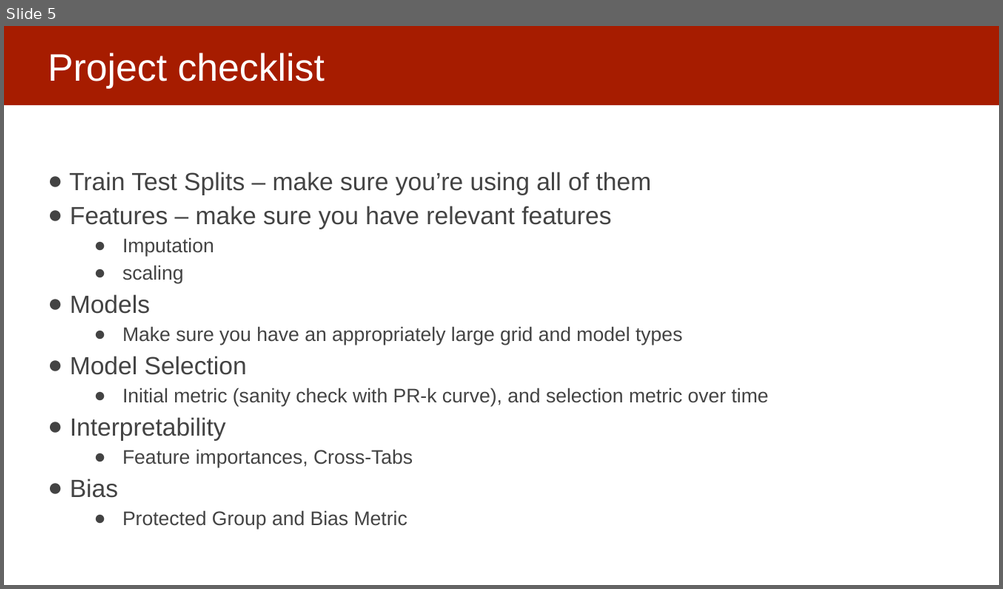
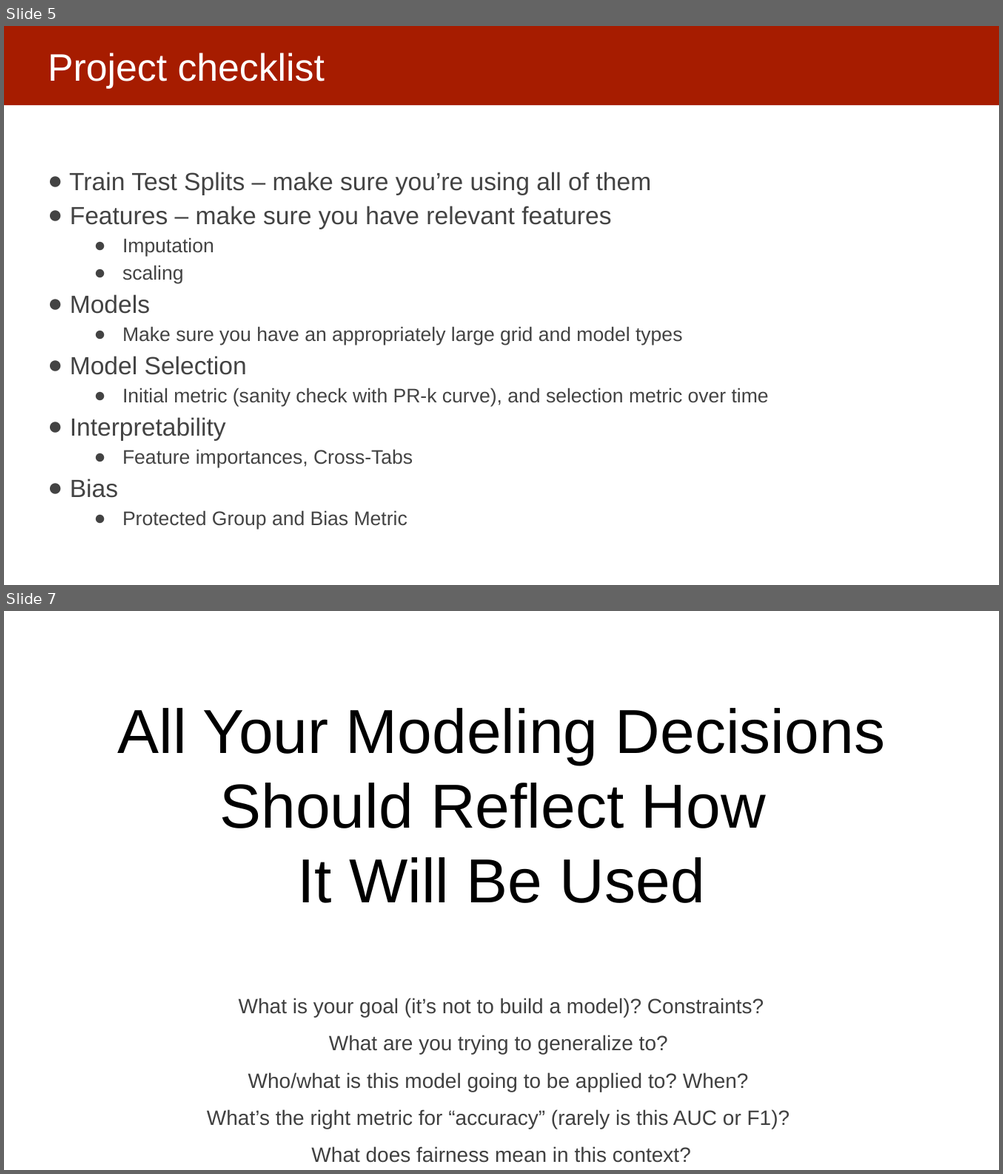
Before and after one commit to dssg/mlforpublicpolicylab, a slide deck: Lectures/21-causal-inference.pptx. Shown one above the other, each under a label of ours: slide 5 before the commit, slides 5 and 7 after it; the slides between them are not shown. The pictures are 1003x589 and 1003x1174 pixels, drawn with LibreOffice and Linux fonts; fonts in the diff are those of the drawing. Boxes give left, top, right and bottom in pixels: in the first picture for what was removed or moved away, otherwise in the second. Text is boxed around its words. In the diff, an @@ line names an element or a change of style, - is before the commit and + after.

```diff
--- a/Lectures/21-causal-inference.pptx
+++ b/Lectures/21-causal-inference.pptx
@@ slide 7 added at (4,611,999,1170), background #FFFFFF @@
@@ text added at (118,708,885,903), 60 pt, text #000000 @@
+All Your Modeling Decisions
+Should Reflect How
+It Will Be Used
@@ text added at (207,998,790,1163), 20 pt, text #404040 @@
+What is your goal (it’s not to build a model)? Constraints?
+What are you trying to generalize to?
+Who/what is this model going to be applied to? When?
+What’s the right metric for “accuracy” (rarely is this AUC or F1)?
+What does fairness mean in this context?
```
Also in this commit, not shown: 18 slides changed, 7 other slides added.
